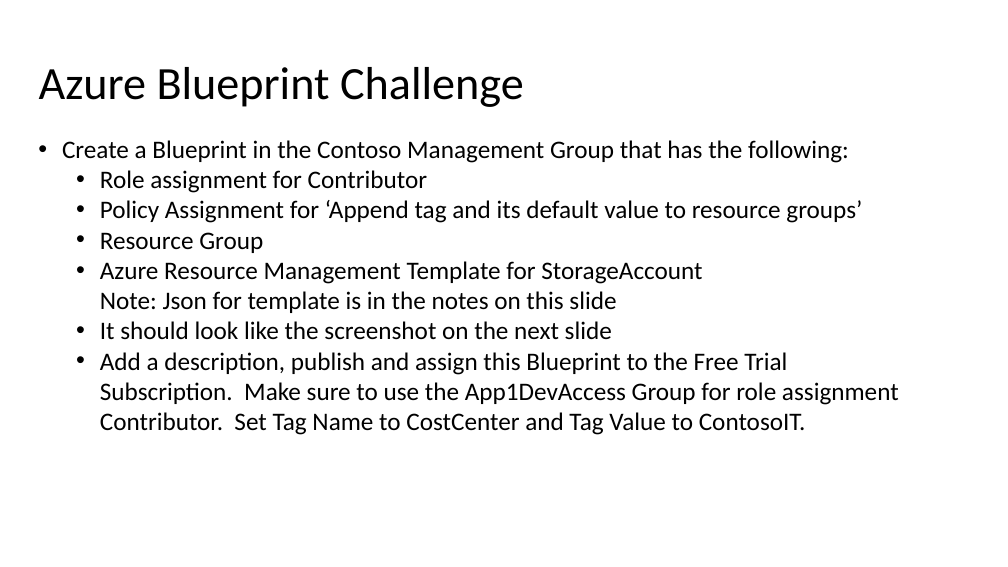
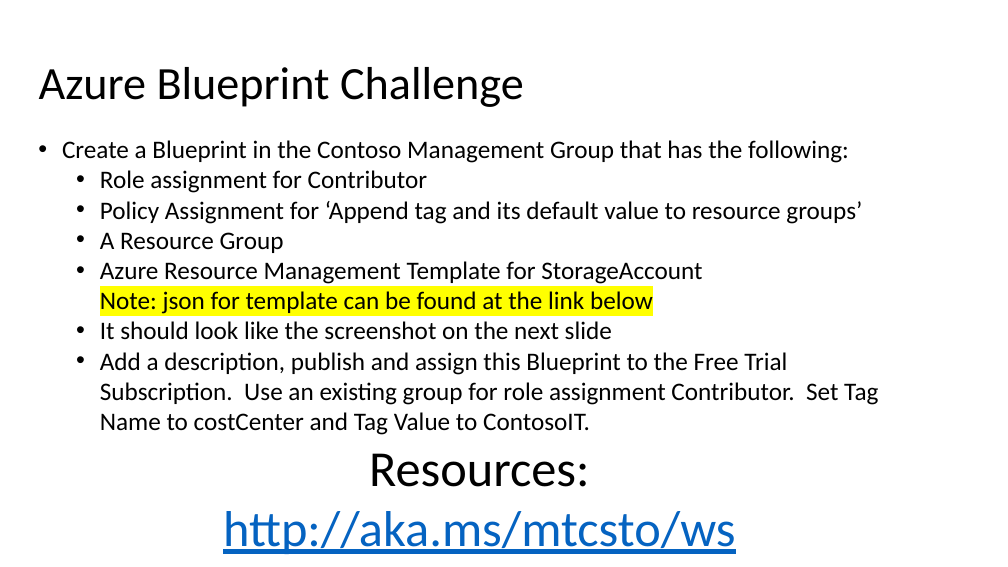
Before and after one commit to TheModin/AzureGovernance, a slide deck: slide 5 of Azure Governance Hack.pptx. Drawn at 1008x567 pixels with LibreOffice and Linux fonts; fonts in the diff are those of the drawing. Boxes give left, top, right and bottom in pixels: in the first picture for what was removed or moved away, otherwise in the second. Text is boxed around its words. In the diff, an @@ line names an element or a change of style, - is before the commit and + after.

```diff
--- a/Azure Governance Hack.pptx
+++ b/Azure Governance Hack.pptx
@@ text at (100, 232, 702, 314): text changed @@
-  • Resource Group
-  • Azure Resource Management Template for StorageAccount
-    Note: Json for template is in the notes on this slide
+  • A Resource Group
+  • Azure Resource Management Template for StorageAccount
+    Note: json for template can be found at the link below
@@ text at (100, 352, 878, 554): text changed @@
-  • Add a description, publish and assign this Blueprint to the Free Trial Subscription. Make sure to use the App1DevAccess Group for role assignment Contributor. Set Tag Name to CostCenter and Tag Value to ContosoIT.
+  • Add a description, publish and assign this Blueprint to the Free Trial Subscription. Use an existing group for role assignment Contributor. Set Tag Name to costCenter and Tag Value to ContosoIT.
+Resources:
+http://aka.ms/mtcsto/ws
```
Also in this commit, not shown: 5 other slides changed, 4 other files.
